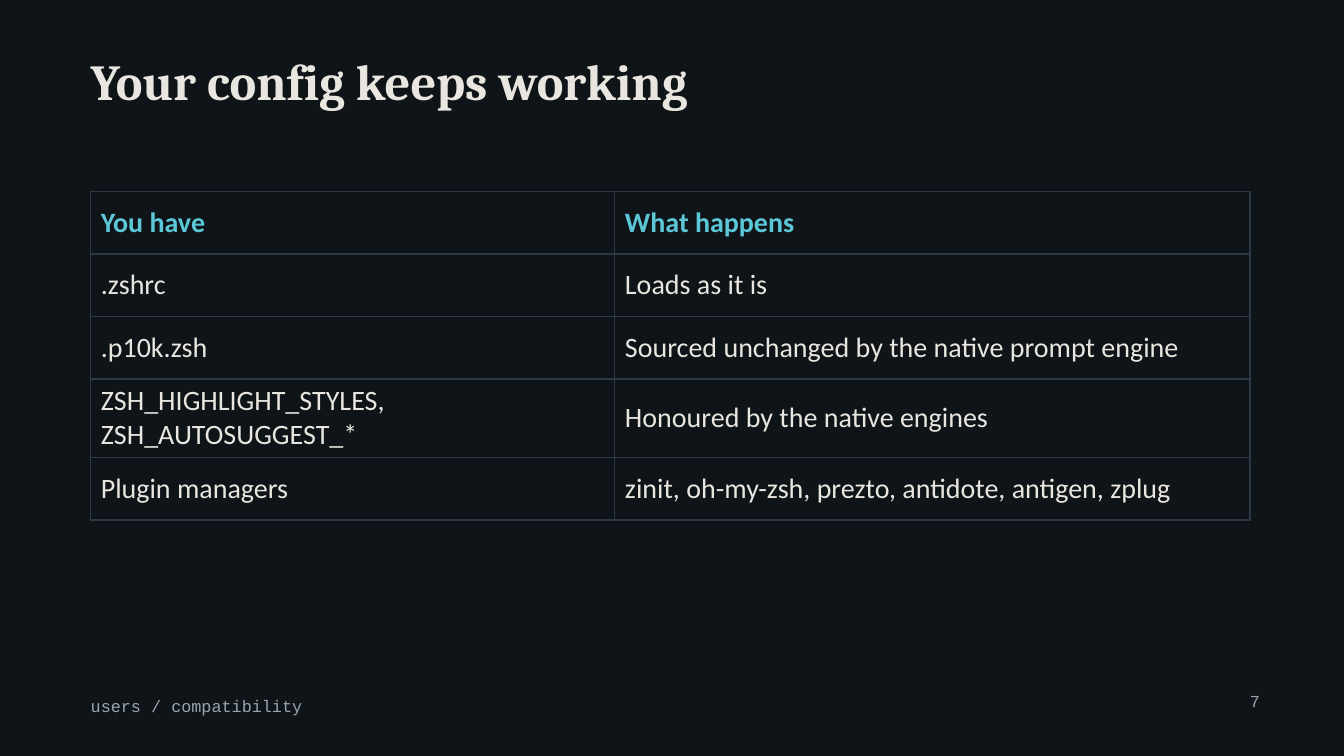
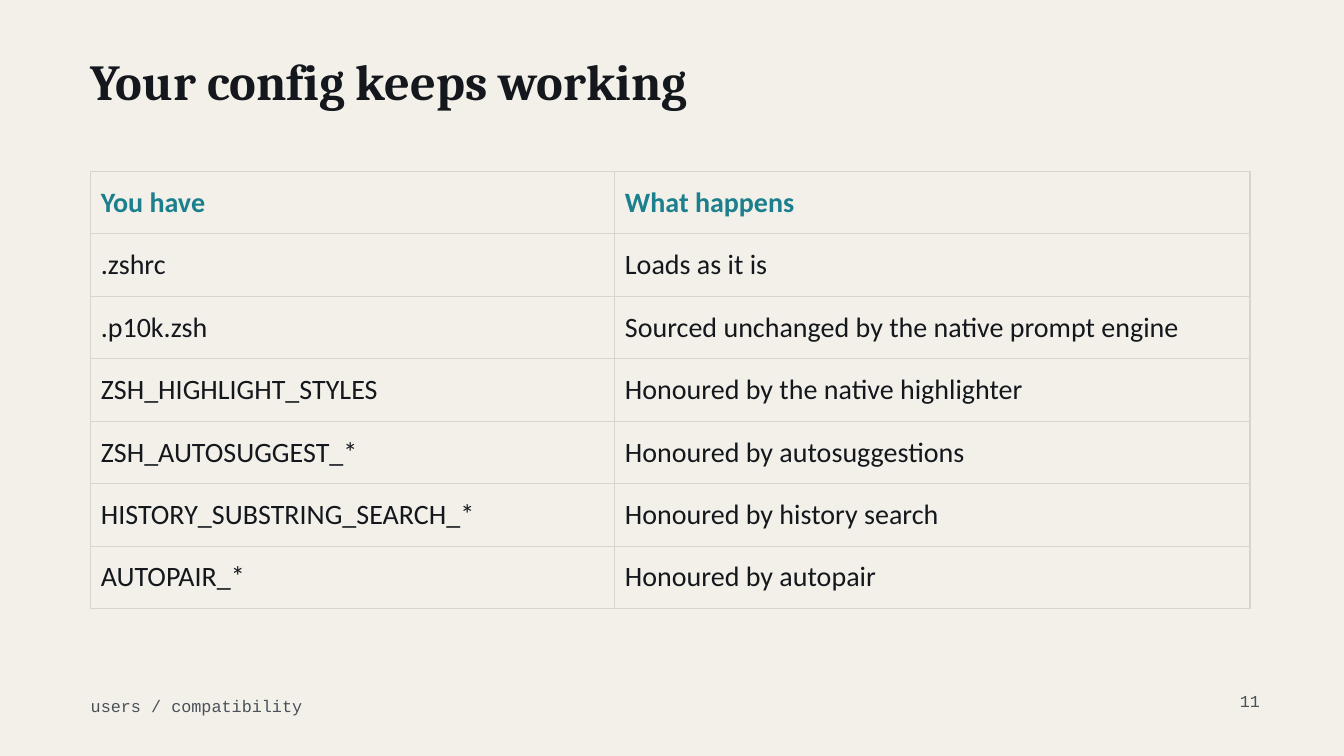
Before and after one commit to MenkeTechnologies/zshrs, a slide deck: slide 11 of docs/talk-users.pptx (slide 7 before the commit). Drawn at 1344x756 pixels with LibreOffice and Linux fonts; fonts in the diff are those of the drawing; background and template pictures are left out. Boxes give left, top, right and bottom in pixels: in the first picture for what was removed or moved away, otherwise in the second. Text is boxed around its words. In the diff, an @@ line names an element or a change of style, - is before the commit and + after.

```diff
--- a/docs/talk-users.pptx
+++ b/docs/talk-users.pptx
@@ background #0F1419 to #F2F0E9 @@
@@ title "Your config keeps working" at <box>91,64,688,111</box>: text colour #E8E6DF to #14181D @@
@@ table at <box>91,171,1250,595</box> @@
-row 4: ZSH_HIGHLIGHT_STYLES, ZSH_AUTOSUGGEST_* | Honoured by the native engines
-row 5: Plugin managers | zinit, oh-my-zsh, prezto, antidote, antigen, zplug
+row 4: ZSH_HIGHLIGHT_STYLES | Honoured by the native highlighter
+row 5: ZSH_AUTOSUGGEST_* | Honoured by autosuggestions
+row 6: HISTORY_SUBSTRING_SEARCH_* | Honoured by history search
+row 7: AUTOPAIR_* | Honoured by autopair
@@ table: place and size @@
-table at <box>91,192,1250,507</box>
+table at <box>91,171,1250,595</box>
@@ text "users / compatibility" at <box>91,700,302,716</box>: text colour #9AA4AE to #4A5158 @@
@@ page number at <box>1240,696,1260,707</box>: text changed; text colour #9AA4AE to #4A5158 @@
-7
+11
```
Also in this commit, not shown: 16 other slides changed, 39 slides added, 3 slides removed, 2 other files.
